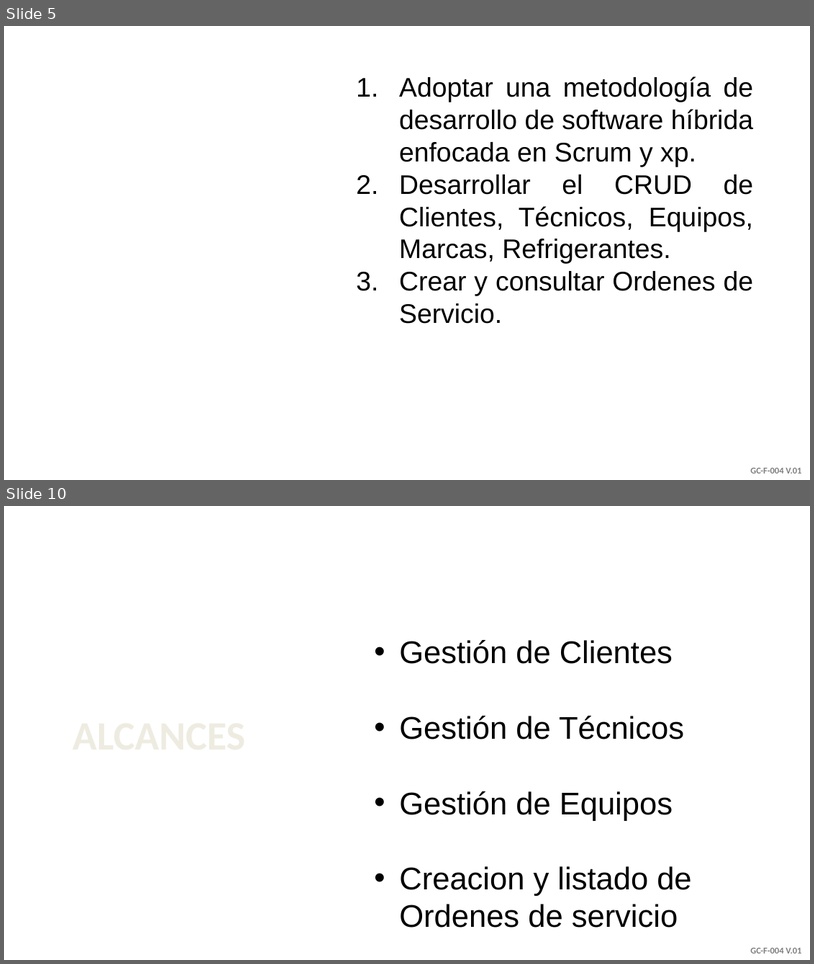
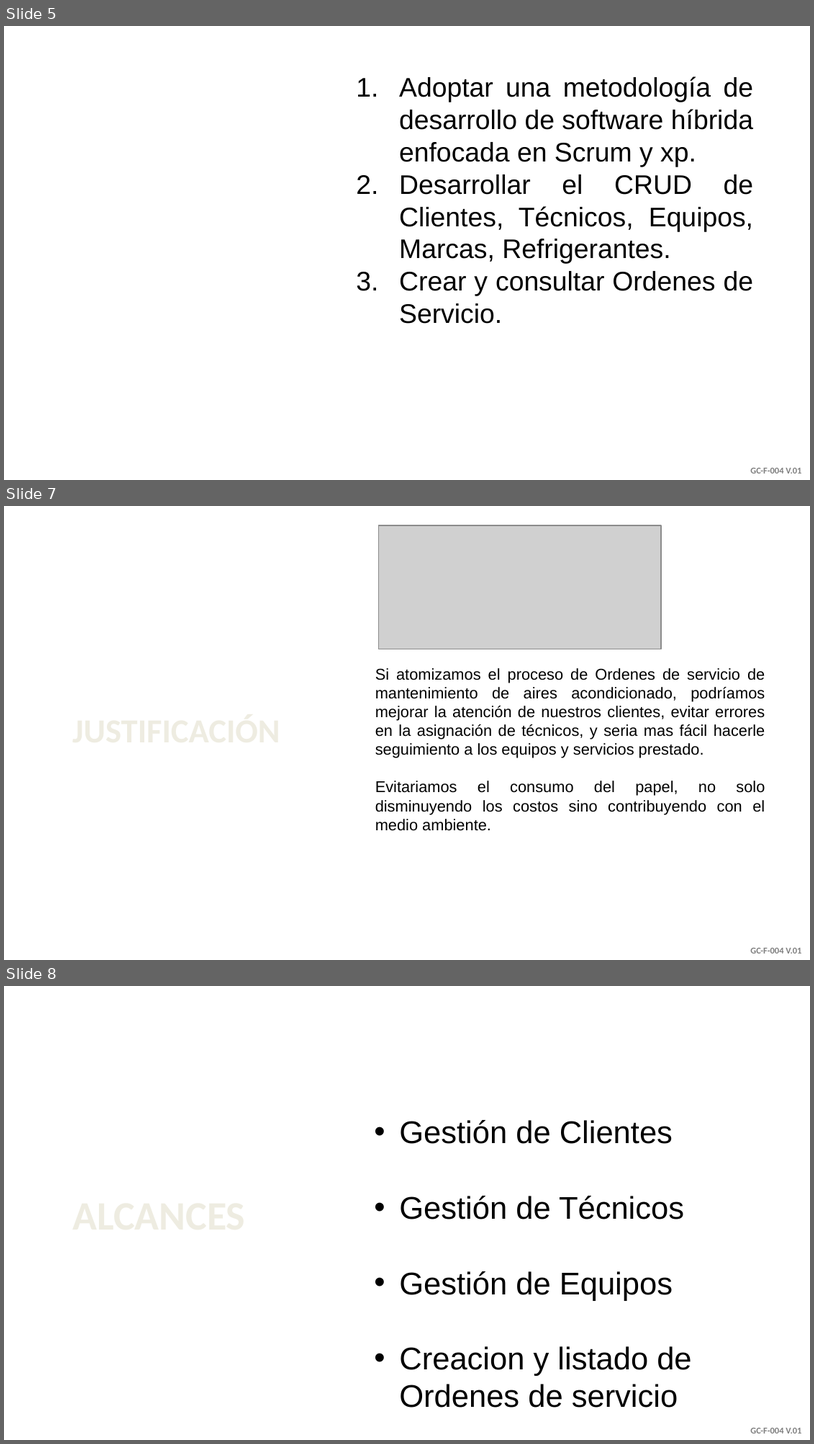
Before and after one commit to rodzapata/sustentacion, a slide deck: formato sustentacion (1).pptx. Shown one above the other, each under a label of ours: slides 5 and 10 before the commit, slides 5, 7 and 8 after it; the slides between them are not shown. The pictures are 814x964 and 814x1444 pixels, drawn with LibreOffice and Linux fonts; fonts in the diff are those of the drawing; grey boxes stand for pictures; background and template pictures are left out. Boxes give left, top, right and bottom in pixels: in the first picture for what was removed or moved away, otherwise in the second. Text is boxed around its words. In the diff, an @@ line names an element or a change of style, - is before the commit and + after.

```diff
--- a/formato sustentacion (1).pptx
+++ b/formato sustentacion (1).pptx
@@ slide 7 added at <box>4,506,810,960</box>, background picture (left out); not listed: 1 template element that a slide beside it also shows @@
@@ picture added at <box>379,525,662,649</box> @@
@@ text added at <box>376,668,766,831</box>, 14 pt, text #000000 @@
+Si atomizamos el proceso de Ordenes de servicio de mantenimiento de aires acondicionado, podríamos mejorar la atención de nuestros clientes, evitar errores en la asignación de técnicos, y seria mas fácil hacerle seguimiento a los equipos y servicios prestado.
+Evitariamos el consumo del papel, no solo disminuyendo los costos sino contribuyendo con el medio ambiente.
@@ text added at <box>24,701,309,761</box>, 30 pt, text #EEECE1, bold @@
+JUSTIFICACIÓN
@@ what was slide 10 is now slide 8 @@
```
Also in this commit, not shown: 1 slide changed, 3 slides removed, 10 other files.
